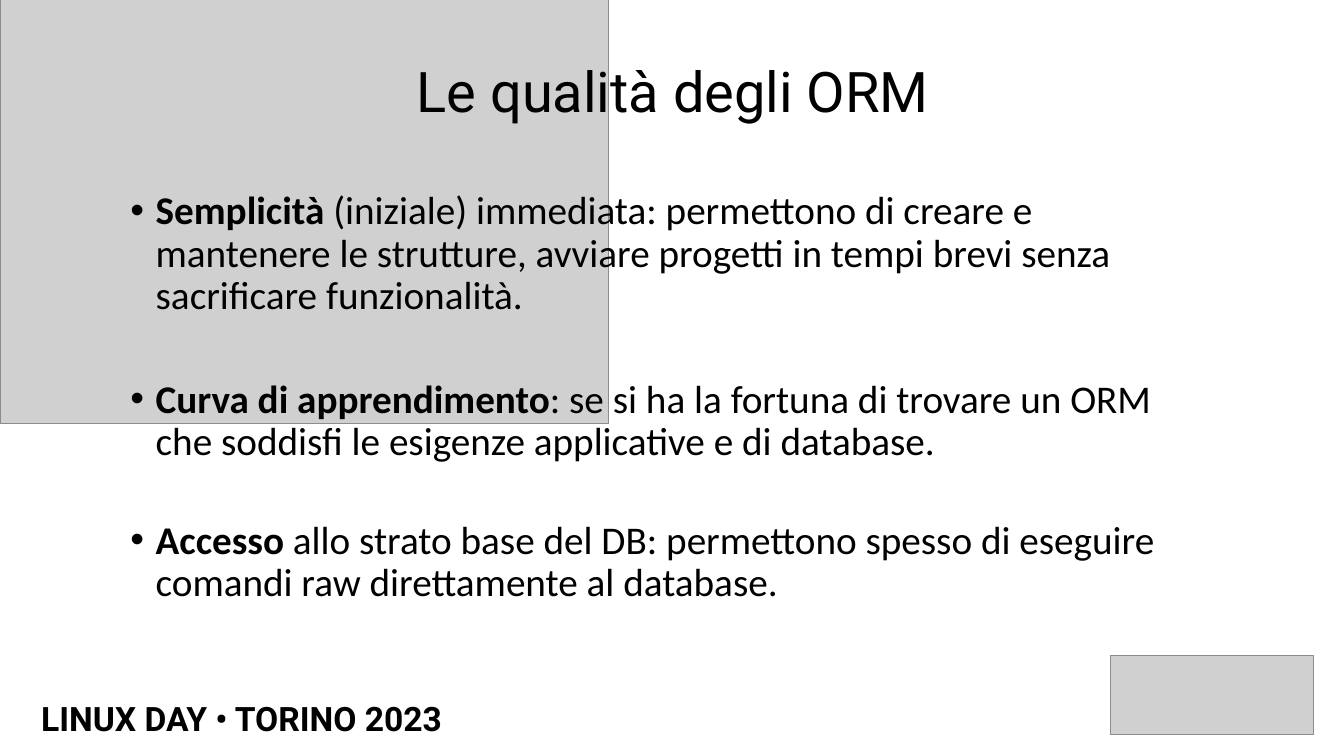
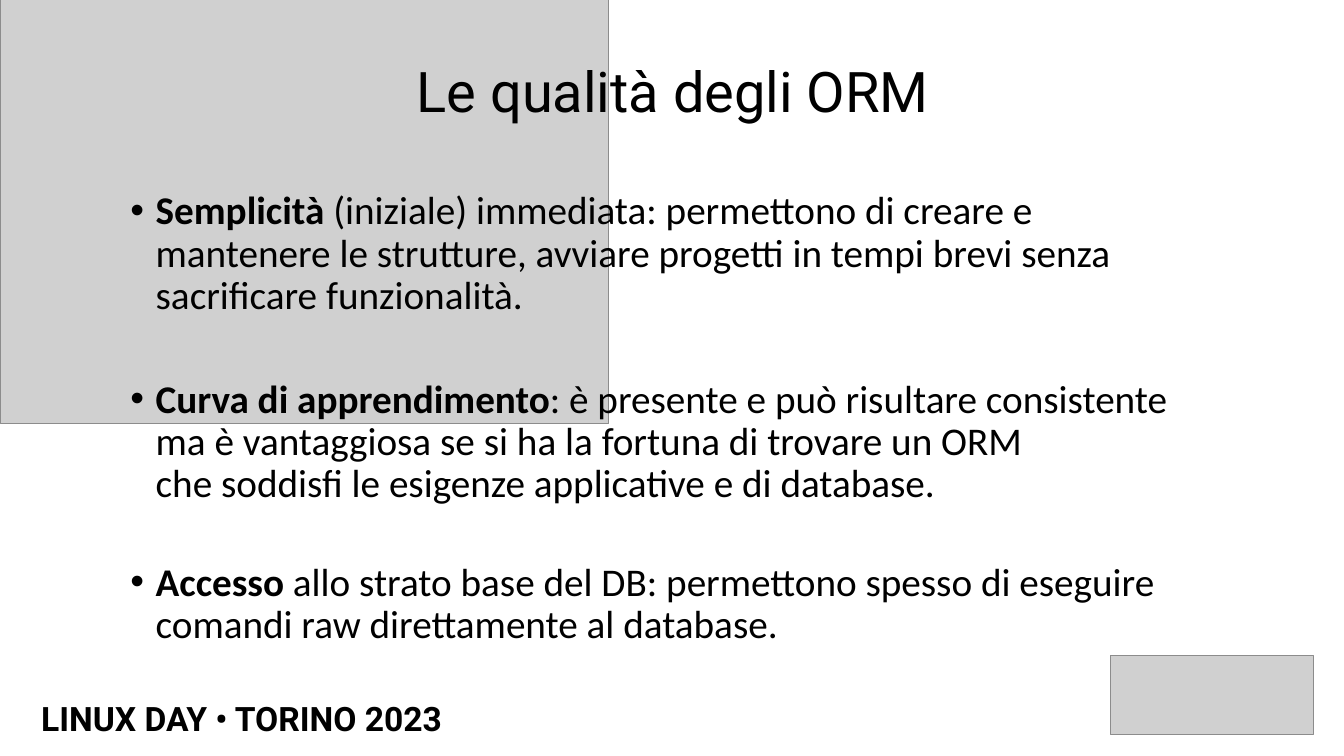
Before and after one commit to volcanicminds/linuxday-torino-2023, a slide deck: slide 14 of LINUX DAY - TORINO 2023 - Postgres Primi passi tramite ORM.pptx. Drawn at 1344x756 pixels with LibreOffice and Linux fonts; fonts in the diff are those of the drawing; grey boxes stand for pictures. Boxes give left, top, right and bottom in pixels: in the first picture for what was removed or moved away, otherwise in the second. Text is boxed around its words. In the diff, an @@ line names an element or a change of style, - is before the commit and + after.

```diff
--- a/LINUX DAY - TORINO 2023 - Postgres Primi passi tramite ORM.pptx
+++ b/LINUX DAY - TORINO 2023 - Postgres Primi passi tramite ORM.pptx
@@ text at bbox=[156, 380, 1167, 504]: text changed @@
-• Curva di apprendimento: se si ha la fortuna di trovare un ORM che soddisfi le esigenze applicative e di database.
+• Curva di apprendimento: è presente e può risultare consistente ma è vantaggiosa se si ha la fortuna di trovare un ORM che soddisfi le esigenze applicative e di database.
```
Also in this commit, not shown: 9 other slides changed, 1 slide added, 2 other files.
